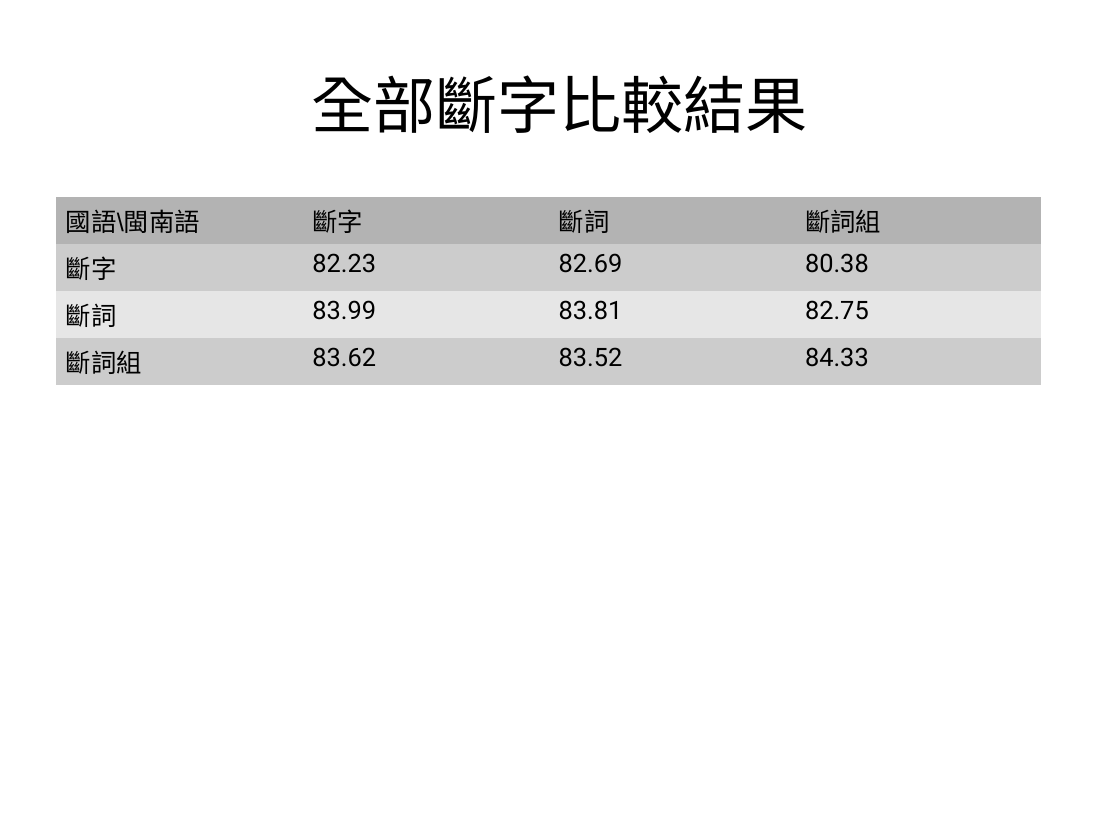
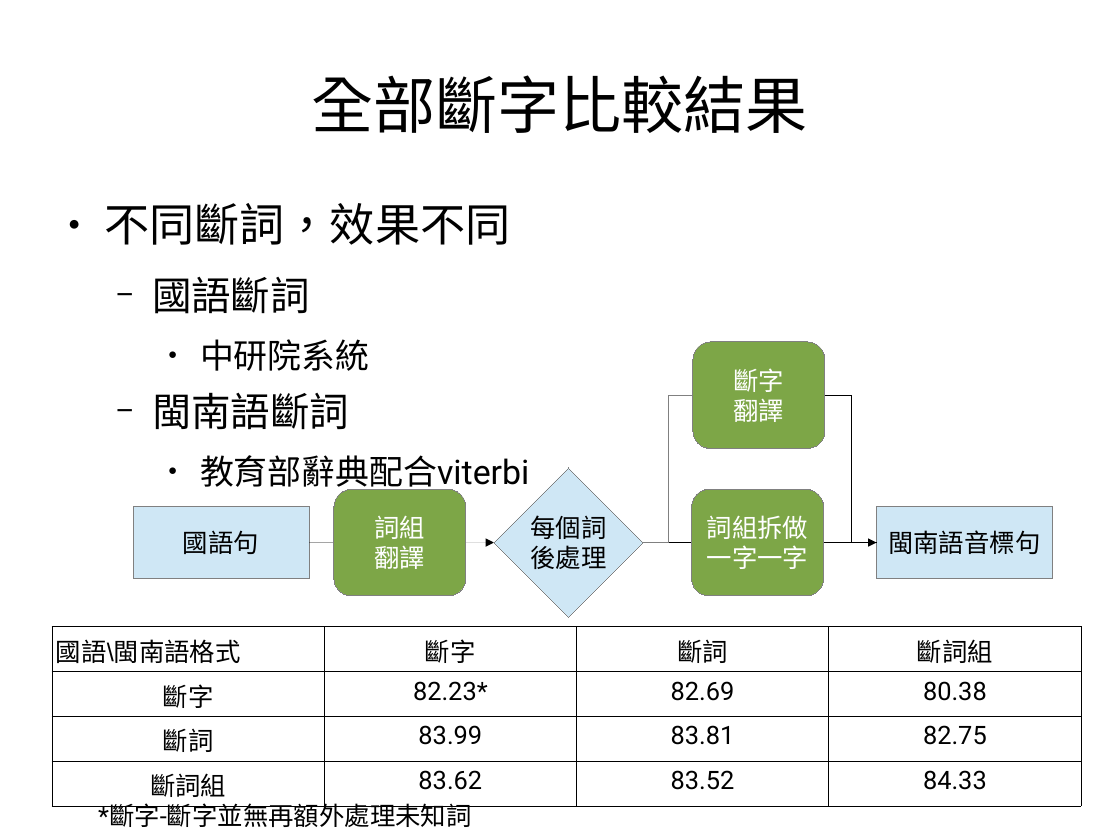
Before and after one commit to sih4sing5hong5/po3-ko3_tau5-iann2-phinn3, a slide deck: slide 10 of 翻譯報告.odp (slide 6 before the commit). Drawn at 1120x840 pixels with LibreOffice and Linux fonts; fonts in the diff are those of the drawing. Boxes give left, top, right and bottom in pixels: in the first picture for what was removed or moved away, otherwise in the second. Text is boxed around its words. In the diff, an @@ line names an element or a change of style, - is before the commit and + after.

Commit message:
加今仔日做的翻譯資料 丞宏

```diff
--- a/翻譯報告.odp
+++ b/翻譯報告.odp
@@ text added at [104, 203, 529, 493], 24 pt, text #000000 @@
+● 不同斷詞，效果不同
+  − 國語斷詞
+    ● 中研院系統
+  − 閩南語斷詞
+    ● 教育部辭典配合viterbi
@@ group added at [133, 341, 1053, 618]: 3 rounded rectangles, 2 rectangles, 1 arrow, 1 diamond, 1 line, 1 elbow arrow, 1 elbow line @@
+國語句
+閩南語音標句
+詞組
+翻譯
+斷字
+翻譯
+每個詞
+後處理
+詞組拆做
+一字一字
@@ table at [52, 627, 1080, 801] @@
-row 1, column 1: 國語\閩南語
+row 1, column 1: 國語\閩南語格式
-row 2, column 2: 82.23
+row 2, column 2: 82.23*
@@ fill #B3B3B3 to none in row 1 @@
@@ fill #CCCCCC to none in 8 cells @@
@@ fill #E6E6E6 to none in row 3 @@
@@ alignment left to centre @@
@@ borders changed @@
@@ table: place and size @@
-table at [56, 196, 1041, 378]
+table at [52, 627, 1080, 801]
@@ text added at [98, 802, 471, 827], 18 pt, text #000000 @@
+*斷字-斷字並無再額外處理未知詞
```
Also in this commit, not shown: 6 slides added.
